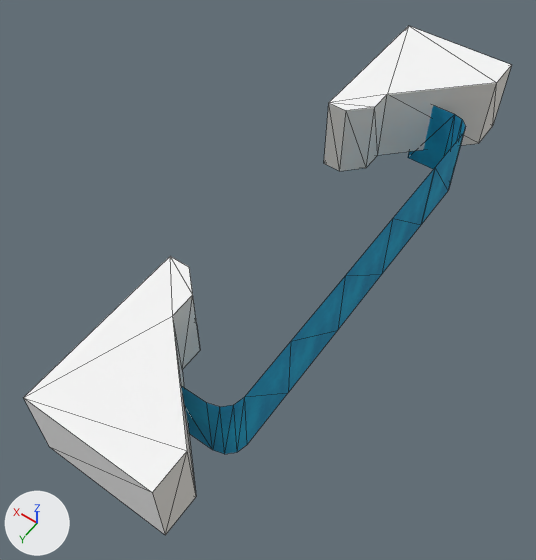
One commit to the glTF model assemblies/Cliff_Cave_Entrance_Waterfall_Narrow_Mid.glb: the scene before it, then after it.
Rendered twice from a 50 mm camera at (-314.0, 288.0, 683.0) aimed at (-8.0, -142.0, 8.0). Lighting does not change. The marker at lower left points along +X, +Y and +Z. The picture after the commit comes second. Mesh edges are drawn as thin lines. Where no turn or scale is listed for an object, it has been applied to the vertices.

Before the edit, the objects in view are built like this:
```python
me_object159_006 = bpy.data.meshes.new('object159.006')
me_object159_006.from_pydata(...)  # 16 vertices, 12 faces; spans x -100.0..-25.0, y -50.0..150.0, z -25.0..75.0
me_object159_006.materials.append(mat_waterfall_002)  # picture img_image_2
me_object4_006 = bpy.data.meshes.new('object4.006')
me_object4_006.from_pydata(...)  # 14 vertices, 24 faces; spans x -1.0..0.5, y -1.0..0.0, z -0.5..1.5
# faces by material slot: [12, 10, 2]
me_object4_006.materials.append(mat_hidden)  # white #f8f8f8
me_object4_006.materials.append(mat_cliff_face)  # light grey #e0ddd7
me_object4_006.materials.append(mat_hidden_green)  # green #dcfdc8
ob_cave_edge_esse_mid_2x3_001 = bpy.data.objects.new('Cave_Edge_Esse_Mid_2x3.001', me_object4_006)
ob_cave_edge_esse_mid_2x3_001.parent = ob_rootnode
ob_cave_edge_esse_mid_2x3_001.location = (0.0, 0.0, 0.0)
ob_cave_edge_esse_mid_2x3_001.rotation_euler = (-1.571, 0.0, 0.0)  # degrees (-90, 0, 0)
ob_cave_edge_esse_mid_2x3_001.scale = (100.0, 100.0, 100.0)
ob_cave_edge_esse_mid_2x3_003 = bpy.data.objects.new('Cave_Edge_Esse_Mid_2x3.003', me_object4_006)
ob_cave_edge_esse_mid_2x3_003.parent = ob_rootnode_002
ob_cave_edge_esse_mid_2x3_003.location = (0.0, 0.0, 0.0)
ob_cave_edge_esse_mid_2x3_003.rotation_euler = (-1.571, 0.0, 0.0)  # degrees (-90, 0, 0)
ob_cave_edge_esse_mid_2x3_003.scale = (100.0, 100.0, 100.0)
ob_rootnode_002 = bpy.data.objects.new('RootNode.002', None)
ob_rootnode_002.parent = ob_cave_edge_esse_mid_2x3_002
ob_rootnode_002.location = (0.0, 0.0, 0.0)
ob_water_waterfall_mid_right_1x1_001 = bpy.data.objects.new('Water_Waterfall_Mid_Right_1x1.001', me_object159_006)
ob_water_waterfall_mid_right_1x1_001.location = (0.0, -400.0, 0.0)
# also in view: 'Water_Waterfall_Mid_Left_1x1.001' at (-62.0, -50.0, 25.0); 'Water_Waterfall_Mid_Center_1x1.001' at (-100.0, -200.0, 25.0)
```
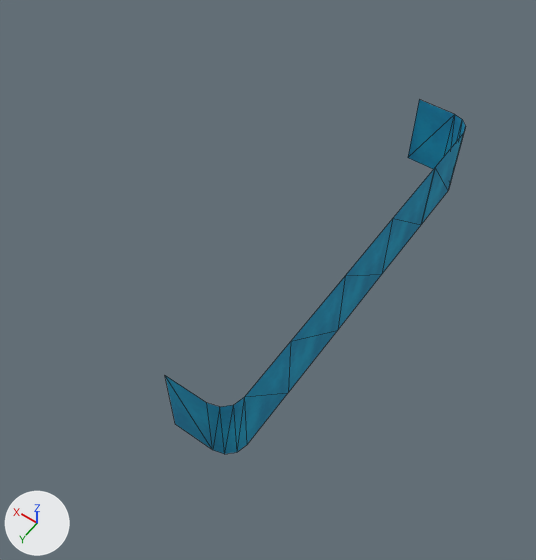
ob_rootnode_002 is not drawn itself; it is the parent of ob_cave_edge_esse_mid_2x3_003.

Pixel boxes (x1, y1, x2, y2) of what changed, in the pictures (536 x 560 px):
'Cave_Edge_Esse_Mid_2x3.001', deleted
    before: (24, 256, 200, 535)
    faces in mat_hidden (white #f8f8f8): (24, 256, 193, 534)
    faces in mat_cliff_face (light grey #e0ddd7): (152, 295, 200, 535)
'Cave_Edge_Esse_Mid_2x3.003', deleted
    before: (324, 26, 511, 171)
    faces in mat_cliff_face (light grey #e0ddd7): (324, 66, 511, 171)
    faces in mat_hidden (white #f8f8f8): (329, 26, 511, 111)

The change in detail:
Object 'Cave_Edge_Esse_Mid_2x3.001' (ob_cave_edge_esse_mid_2x3_001) is deleted.
In object 'RootNode.002' (ob_rootnode_002), parent goes from ob_cave_edge_esse_mid_2x3_002 to ob_water_waterfall_mid_right_1x1.
Object 'Cave_Edge_Esse_Mid_2x3.003' (ob_cave_edge_esse_mid_2x3_003) is deleted.
